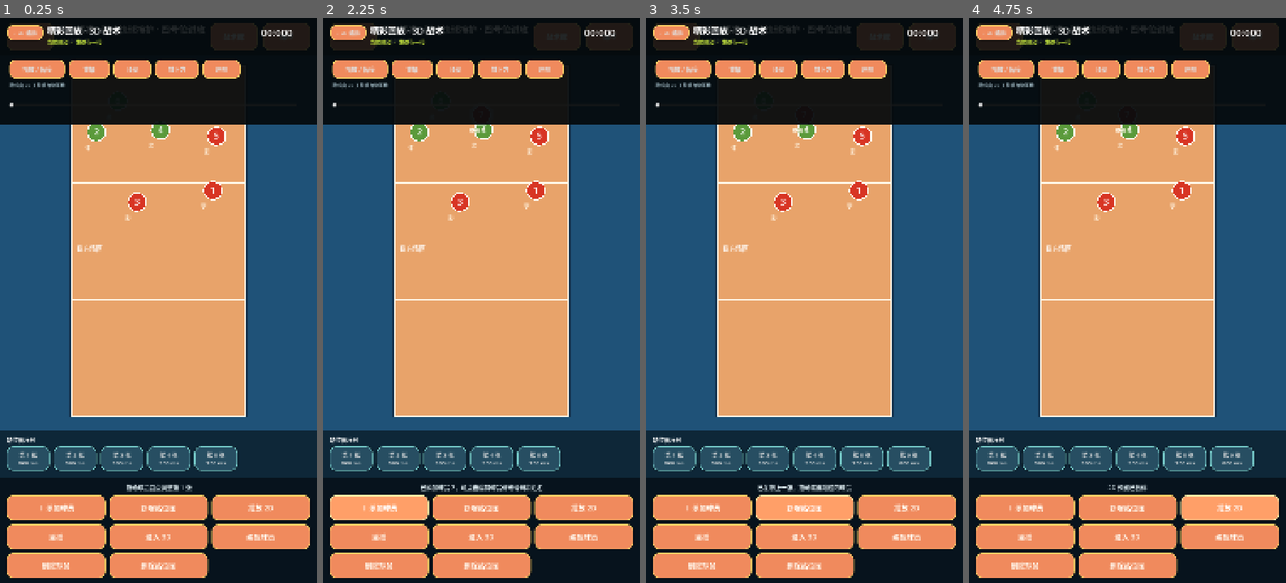
Above: before the commit, frames 1-4 (left to right).
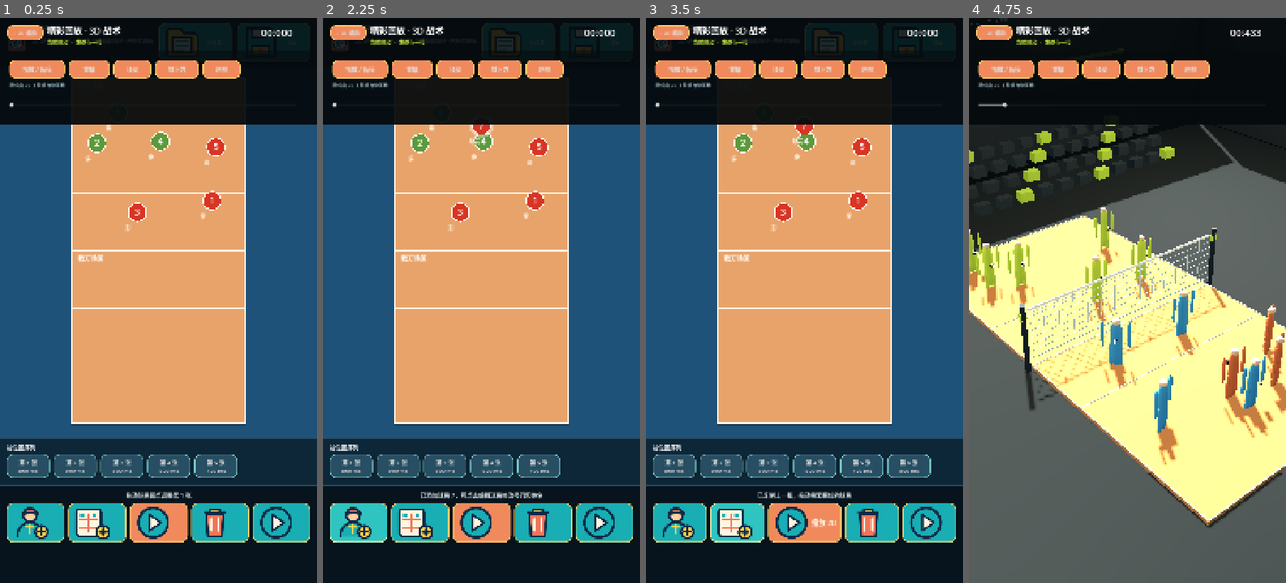
Above: after the commit, the same moments.

Repository: LieerTsuki/volleyball_coach
Game: Godot game, scene res://scenes/main.tscn
The game is run twice, just before and just after one commit, with the same random seed, the same clock (stepped at 60 frames per second) and the same inputs.
Inputs (mouse positions are in pixels of both pictures, inside the frame that each line leads up to; where the layout moved, square brackets give the same spot in the first picture):
- Up to frame 1 (0.25 s): no input
- Up to frame 2 (2.25 s): click "战术库" at 0.5 s; click "保存" at 1.25 s; click (357, 520) [380, 509] at 2 s
- Up to frame 3 (3.5 s): click (744, 520) [804, 509] at 2.75 s
- Up to frame 4 (4.75 s): click "播放 2D" at 3.5 s; click (1228, 509) at 4.25 s, where only the run before the commit has a clickable "暂停 2D"

The runs differ from the first frame. In frame 1, 22% of the frame differs, in the area x 0-100%, y 0-100%; in frame 2, 23%; in frame 3, 23%; in frame 4, 82%.

Commit message:
feat: add cartoon icon ui and keyframe playback

Diff:
--- /dev/null
+++ b/assets/ui/folder.svg
@@ -0,0 +1,6 @@
+<svg xmlns="http://www.w3.org/2000/svg" viewBox="0 0 128 128">
+  <path d="M12 34c0-8 6-14 14-14h30l12 14h34c8 0 14 6 14 14v48c0 8-6 14-14 14H26c-8 0-14-6-14-14V34Z" fill="#ffd24d" stroke="#102b45" stroke-width="8" stroke-linejoin="round"/>
+  <rect x="23" y="48" width="82" height="49" rx="7" fill="#fff6df" stroke="#102b45" stroke-width="7"/>
+  <path d="M39 73h50M64 55v30M42 84c7-16 16-21 30-24" fill="none" stroke="#ef755a" stroke-width="6" stroke-linecap="round"/>
+  <circle cx="40" cy="63" r="6" fill="#ef755a"/><circle cx="78" cy="63" r="6" fill="#ef755a"/><circle cx="51" cy="84" r="6" fill="#18aeb4"/><circle cx="86" cy="84" r="6" fill="#18aeb4"/>
+</svg>
--- /dev/null
+++ b/assets/ui/library.svg
@@ -0,0 +1,5 @@
+<svg xmlns="http://www.w3.org/2000/svg" viewBox="0 0 128 128">
+  <path d="M11 32c0-8 6-14 14-14h32l12 14h34c8 0 14 6 14 14v51c0 8-6 14-14 14H25c-8 0-14-6-14-14V32Z" fill="#ffd24d" stroke="#102b45" stroke-width="8"/>
+  <path d="M30 48h67v52H30z" fill="#fff6df" stroke="#102b45" stroke-width="7"/>
+  <path d="M44 60h39M44 76h39M44 91h25" stroke="#18aeb4" stroke-width="7" stroke-linecap="round"/>
+</svg>
--- /dev/null
+++ b/assets/ui/play.svg
@@ -0,0 +1,4 @@
+<svg xmlns="http://www.w3.org/2000/svg" viewBox="0 0 128 128">
+  <circle cx="64" cy="64" r="50" fill="#18aeb4" stroke="#102b45" stroke-width="9"/>
+  <path d="m52 37 39 27-39 27Z" fill="#fff6df" stroke="#102b45" stroke-width="7" stroke-linejoin="round"/>
+</svg>
--- /dev/null
+++ b/assets/ui/player.svg
@@ -0,0 +1,8 @@
+<svg xmlns="http://www.w3.org/2000/svg" viewBox="0 0 128 128">
+  <circle cx="64" cy="38" r="23" fill="#ffd0a6" stroke="#102b45" stroke-width="8"/>
+  <path d="M40 35c4-21 45-26 51 2-11-6-26-8-51-2Z" fill="#ef755a" stroke="#102b45" stroke-width="7" stroke-linejoin="round"/>
+  <path d="M21 111c2-31 19-47 43-47s41 16 43 47" fill="#18aeb4" stroke="#102b45" stroke-width="8" stroke-linecap="round"/>
+  <path d="M52 78h24M64 69v30" stroke="#ffd24d" stroke-width="7" stroke-linecap="round"/>
+  <circle cx="103" cy="95" r="21" fill="#ffd24d" stroke="#102b45" stroke-width="7"/>
+  <path d="M103 84v22M92 95h22" stroke="#102b45" stroke-width="7" stroke-linecap="round"/>
+</svg>
--- /dev/null
+++ b/assets/ui/plus_frame.svg
@@ -0,0 +1,7 @@
+<svg xmlns="http://www.w3.org/2000/svg" viewBox="0 0 128 128">
+  <rect x="12" y="18" width="84" height="92" rx="12" fill="#fff6df" stroke="#102b45" stroke-width="8"/>
+  <path d="M27 53h54M27 82h54M54 34v60" fill="none" stroke="#ef755a" stroke-width="6" stroke-linecap="round"/>
+  <circle cx="31" cy="39" r="7" fill="#18aeb4"/><circle cx="73" cy="39" r="7" fill="#18aeb4"/>
+  <circle cx="103" cy="96" r="22" fill="#ffd24d" stroke="#102b45" stroke-width="7"/>
+  <path d="M103 84v24M91 96h24" stroke="#102b45" stroke-width="7" stroke-linecap="round"/>
+</svg>
--- /dev/null
+++ b/assets/ui/save.svg
@@ -0,0 +1,6 @@
+<svg xmlns="http://www.w3.org/2000/svg" viewBox="0 0 128 128">
+  <path d="M19 15h76l18 18v80H19Z" fill="#18aeb4" stroke="#102b45" stroke-width="8" stroke-linejoin="round"/>
+  <path d="M34 18h45v30H34z" fill="#fff6df" stroke="#102b45" stroke-width="7"/>
+  <path d="M35 77h58v31H35z" fill="#ffd24d" stroke="#102b45" stroke-width="7"/>
+  <circle cx="64" cy="92" r="8" fill="#ef755a"/>
+</svg>
--- /dev/null
+++ b/assets/ui/trash.svg
@@ -0,0 +1,5 @@
+<svg xmlns="http://www.w3.org/2000/svg" viewBox="0 0 128 128">
+  <path d="M35 35h58l-5 75H40l-5-75Z" fill="#ef755a" stroke="#102b45" stroke-width="8" stroke-linejoin="round"/>
+  <path d="M27 29h74M48 20h32v12H48z" fill="#ffd24d" stroke="#102b45" stroke-width="8" stroke-linejoin="round"/>
+  <path d="M51 51v39M77 51v39" stroke="#fff6df" stroke-width="8" stroke-linecap="round"/>
+</svg>
--- a/icon.svg
+++ b/icon.svg
@@ -1 +1,9 @@
-<svg xmlns="http://www.w3.org/2000/svg" width="128" height="128" viewBox="0 0 128 128"><rect width="128" height="128" rx="24" fill="#102b45"/><path d="M18 82h92M64 20v72M29 64h70M22 38h84M22 102h84" stroke="#e8f1f5" stroke-width="5"/><circle cx="64" cy="58" r="18" fill="#f3bd3e" stroke="#e8f1f5" stroke-width="4"/></svg>
+<svg xmlns="http://www.w3.org/2000/svg" viewBox="0 0 256 256">
+  <rect x="10" y="10" width="236" height="236" rx="56" fill="#ef755a" stroke="#102b45" stroke-width="12"/>
+  <circle cx="128" cy="130" r="78" fill="#fff6df" stroke="#102b45" stroke-width="11"/>
+  <path d="M62 106c24-14 52-22 79-20 21 1 39 7 56 17M84 68c18 23 27 42 30 62 3 23 1 41-7 60M173 68c-25 11-43 25-56 44-15 22-21 42-20 65M62 157c22 1 43 7 61 19 19 13 32 27 40 45" fill="none" stroke="#18aeb4" stroke-width="14" stroke-linecap="round"/>
+  <path d="M86 63c15-10 33-16 52-16 17 0 33 5 47 14" fill="none" stroke="#ffd24d" stroke-width="16" stroke-linecap="round"/>
+  <circle cx="100" cy="125" r="8" fill="#102b45"/><circle cx="157" cy="125" r="8" fill="#102b45"/>
+  <path d="M112 151c10 12 23 12 33 0" fill="none" stroke="#102b45" stroke-width="8" stroke-linecap="round"/>
+  <path d="M196 34l7 20 19 6-19 7-7 20-7-20-20-7 20-6Z" fill="#ffd24d" stroke="#102b45" stroke-width="6" stroke-linejoin="round"/>
+</svg>
--- a/project.godot
+++ b/project.godot
@@ -14,7 +14,7 @@
 
 [application]
 
-config/name="排球战术板 3D"
+config/name="球阵绘 · VolleySketch"
 run/main_scene="res://scenes/main.tscn"
 config/features=PackedStringArray("4.7", "GL Compatibility")
 boot_splash/bg_color=Color(0.035, 0.06, 0.1, 1)
--- a/scripts/presentation/tactic_editor_2d.gd
+++ b/scripts/presentation/tactic_editor_2d.gd
@@ -12,6 +12,7 @@
 var frame_strip: HBoxContainer
 var status_label: Label
 var title_label: Label
+var subtitle_label: Label
 var play_button: Button
 var playing := false
 var status_message := "拖动球员圆点调整站位"
@@ -25,6 +26,18 @@
 func _ready() -> void:
 	set_anchors_and_offsets_preset(Control.PRESET_FULL_RECT)
 	_build_layout()
+	set_process(true)
+
+func _process(delta: float) -> void:
+	if not playing or tactic.is_empty() or not board:
+		return
+	var duration: int = FrameInterpolator.total_duration(tactic)
+	var current: int = board.playback_time_ms if board.playback_time_ms >= 0 else 0
+	current += roundi(delta * 1000.0)
+	if current >= duration:
+		current = 0
+	board.set_playback_time(current)
+
 
 func set_repository(value: TacticRepository) -> void:
 	repository = value
@@ -36,7 +49,9 @@
 		board.set_tactic(tactic)
 		board.set_frame(selected_frame)
 	if title_label:
-		title_label.text = str(tactic.get("title", "排球战术板"))
+		title_label.text = "球阵绘"
+	if subtitle_label:
+		subtitle_label.text = "2D 站位编排 · " + str(tactic.get("title", "未命名战术"))
 	_refresh_frame_strip()
 	_update_status("拖动球员圆点调整第 %d 张" % (selected_frame + 1))
 
@@ -59,23 +74,31 @@
 	var header_row := HBoxContainer.new()
 	header_row.add_theme_constant_override("separation", 18)
 	header.add_child(header_row)
-	var back := _button("‹", 92, _back_pressed)
-	header_row.add_child(back)
+	var app_icon := TextureRect.new()
+	app_icon.texture = load("res://icon.svg")
+	app_icon.custom_minimum_size = Vector2(70, 70)
+	app_icon.expand_mode = TextureRect.EXPAND_IGNORE_SIZE
+	app_icon.stretch_mode = TextureRect.STRETCH_KEEP_ASPECT_CENTERED
+	header_row.add_child(app_icon)
 	var title_box := VBoxContainer.new()
 	title_box.size_flags_horizontal = Control.SIZE_EXPAND_FILL
 	header_row.add_child(title_box)
 	title_label = Label.new()
-	title_label.text = "排球战术板"
+	title_label.text = "球阵绘"
 	title_label.add_theme_font_size_override("font_size", 30)
 	title_box.add_child(title_label)
-	var subtitle := Label.new()
-	subtitle.text = "2D 站位编排"
-	subtitle.add_theme_font_size_override("font_size", 18)
-	subtitle.add_theme_color_override("font_color", Color("a8c0ce"))
-	title_box.add_child(subtitle)
-	var library_button := _button("战术库", 132, _open_library)
+	subtitle_label = Label.new()
+	subtitle_label.text = "2D 站位编排"
+	subtitle_label.add_theme_font_size_override("font_size", 18)
+	subtitle_label.add_theme_color_override("font_color", Color("a8c0ce"))
+	title_box.add_child(subtitle_label)
+	var library_button := _icon_button("res://assets/ui/library.svg", "战术库", _open_library)
+	library_button.text = "战术库"
+	library_button.custom_minimum_size = Vector2(148, 76)
 	header_row.add_child(library_button)
-	var save_button := _button("保存", 132, _save)
+	var save_button := _icon_button("res://assets/ui/save.svg", "保存", _save)
+	save_button.text = "保存"
+	save_button.custom_minimum_size = Vector2(132, 76)
 	header_row.add_child(save_button)
 
 	var board_panel := PanelContainer.new()
@@ -87,6 +110,7 @@
 	board_panel.add_child(board)
 	board.player_moved.connect(_on_player_moved)
 	board.player_selected.connect(_on_player_selected)
+	board.player_double_clicked.connect(_open_player_editor_by_id)
 
 	var frames_panel := PanelContainer.new()
 	frames_panel.custom_minimum_size = Vector2(0, 162)
@@ -122,21 +146,21 @@
 	status_label.add_theme_color_override("font_color", Color("d7e5ea"))
 	toolbar_column.add_child(status_label)
 	var grid := GridContainer.new()
-	grid.columns = 3
+	grid.columns = 5
 	grid.add_theme_constant_override("h_separation", 12)
 	grid.add_theme_constant_override("v_separation", 12)
 	toolbar_column.add_child(grid)
-	grid.add_child(_button("＋ 添加球员", 0, _add_player))
-	grid.add_child(_button("新增站位图", 0, _next_frame))
+	grid.add_child(_icon_button("res://assets/ui/player.svg", "增加球员", _add_player))
+	grid.add_child(_icon_button("res://assets/ui/plus_frame.svg", "新增站位图", _next_frame))
 	play_button = _button("播放 2D", 0, _toggle_play)
+	play_button.icon = load("res://assets/ui/play.svg")
+	play_button.text = ""
+	play_button.tooltip_text = "播放 2D"
 	grid.add_child(play_button)
-	grid.add_child(_button("重播", 0, _restart_preview))
-	grid.add_child(_button("进入 3D", 0, _open_replay))
-	grid.add_child(_button("编辑球员", 0, _open_player_editor))
-	grid.add_child(_button("删除球员", 0, _delete_selected_player))
-	grid.add_child(_button("删除站位图", 0, _delete_frame))
+	grid.add_child(_icon_button("res://assets/ui/trash.svg", "删除站位图", _delete_frame))
+	grid.add_child(_icon_button("res://assets/ui/play.svg", "进入 3D", _open_replay))
 	for child in grid.get_children():
-		child.custom_minimum_size = Vector2(0, 86)
+		child.custom_minimum_size = Vector2(0, 96)
 
 func _button(text: String, width: int, callback: Callable) -> Button:
 	var button := Button.new()
@@ -149,6 +173,19 @@
 	button.add_theme_stylebox_override("normal", _button_style(Color("f08a5d"), Color("ffd166")))
 	button.add_theme_stylebox_override("hover", _button_style(Color("ff9f68"), Color("fff0a8")))
 	button.add_theme_stylebox_override("pressed", _button_style(Color("d95f59"), Color("fff0a8")))
+	button.pressed.connect(callback)
+	return button
+
+func _icon_button(icon_path: String, tooltip: String, callback: Callable) -> Button:
+	var button := Button.new()
+	button.icon = load(icon_path)
+	button.text = ""
+	button.tooltip_text = tooltip
+	button.custom_minimum_size = Vector2(88, 88)
+	button.size_flags_horizontal = Control.SIZE_EXPAND_FILL
+	button.add_theme_stylebox_override("normal", _button_style(Color("18aeb4"), Color("ffd166")))
+	button.add_theme_stylebox_override("hover", _button_style(Color("2fc4c0"), Color("fff0a8")))
+	button.add_theme_stylebox_override("pressed", _button_style(Color("0d858e"), Color("fff0a8")))
 	button.pressed.connect(callback)
 	return button
 
@@ -205,6 +242,7 @@
 	if play_button:
 		play_button.text = "播放 2D"
 	board.set_frame(selected_frame)
+	board.set_playback_time(-1)
 	_refresh_frame_strip()
 	_update_status("已选择第 %d 张站位图" % (selected_frame + 1))
 
@@ -272,12 +310,16 @@
 
 func _toggle_play() -> void:
 	playing = not playing
-	play_button.text = "暂停 2D" if playing else "播放 2D"
+	board.set_playback_time(0 if playing else -1)
+	play_button.text = ""
+	play_button.tooltip_text = "暂停 2D" if playing else "播放 2D"
 	_update_status("2D 预览已%s" % ("开始" if playing else "暂停"))
 
 func _restart_preview() -> void:
 	playing = true
-	play_button.text = "暂停 2D"
+	board.set_playback_time(0)
+	play_button.text = ""
+	play_button.tooltip_text = "暂停 2D"
 	_update_status("2D 预览从第 1 张开始")
 
 func _open_replay() -> void:
@@ -314,6 +356,11 @@
 	player_role_input.select(max(0, TacticModels.PLAYER_ROLES.find(str(player.get("role", "主攻")))))
 	player_overlay.visible = true
 	player_overlay.position = Vector2((size.x - player_overlay.size.x) * 0.5, (size.y - player_overlay.size.y) * 0.5)
+
+func _open_player_editor_by_id(player_id: String) -> void:
+	if board:
+		board.selected_player_id = player_id
+	_open_player_editor()
 
 func _ensure_player_overlay() -> void:
 	if player_overlay:
@@ -353,8 +400,10 @@
 	column.add_child(actions)
 	var cancel := _button("取消", 0, _close_player_editor)
 	var confirm := _button("保存资料", 0, _save_player_editor)
+	var remove := _button("删除球员", 0, _delete_player_from_editor)
 	actions.add_child(cancel)
 	actions.add_child(confirm)
+	actions.add_child(remove)
 	player_overlay.visible = false
 
 func _close_player_editor() -> void:
@@ -373,6 +422,10 @@
 	_close_player_editor()
 	document_changed.emit()
 	_update_status("球员资料已更新")
+
+func _delete_player_from_editor() -> void:
+	_close_player_editor()
+	_delete_selected_player()
 
 func _open_library() -> void:
 	if repository == null:
--- a/scripts/presentation/vertical_court_board.gd
+++ b/scripts/presentation/vertical_court_board.gd
@@ -3,13 +3,17 @@
 
 signal player_moved(player_id: String, position: Vector3)
 signal player_selected(player_id: String)
+signal player_double_clicked(player_id: String)
 
 var tactic: Dictionary = {}
 var frame_index := 0
 var selected_player_id := ""
 var dragged_player_id := ""
+var playback_time_ms := -1
 var court_layout := VerticalCourtLayout.new()
 var court_rect := Rect2()
+var last_tap_player_id := ""
+var last_tap_time_ms := 0
 
 func _ready() -> void:
 	mouse_filter = Control.MOUSE_FILTER_STOP
@@ -25,6 +29,10 @@
 	frame_index = clampi(index, 0, max(0, tactic.get("frames", []).size() - 1))
 	selected_player_id = ""
 	dragged_player_id = ""
+	queue_redraw()
+
+func set_playback_time(time_ms: int) -> void:
+	playback_time_ms = time_ms
 	queue_redraw()
 
 func _refresh_layout() -> void:
@@ -49,11 +57,12 @@
 func _draw_players() -> void:
 	if tactic.get("frames", []).is_empty():
 		return
-	var frame: Dictionary = tactic.get("frames", [])[frame_index]
 	var radius := clampf(court_rect.size.x * 0.052, 30.0, 48.0)
 	for player in tactic.get("players", []):
 		var player_id := str(player.get("id", ""))
-		var position := FrameInterpolator.position_in_frame(frame, player_id)
+		var position := FrameInterpolator.position_in_frame(tactic.get("frames", [])[frame_index], player_id)
+		if playback_time_ms >= 0:
+			position = FrameInterpolator.player_position(tactic, player_id, playback_time_ms)
 		var screen_position := court_layout.world_to_screen(position, court_rect)
 		var is_receiver := bool(player.get("isReceiver", false))
 		var fill := Color("d83524") if not is_receiver else Color("5b9a3b")
@@ -96,6 +105,11 @@
 		if player_screen.distance_to(screen_position) <= hit_radius:
 			selected_player_id = player_id
 			dragged_player_id = player_id
+			var now := Time.get_ticks_msec()
+			if last_tap_player_id == player_id and now - last_tap_time_ms <= 380:
+				player_double_clicked.emit(player_id)
+			last_tap_player_id = player_id
+			last_tap_time_ms = now
 			player_selected.emit(player_id)
 			queue_redraw()
 			return
Not shown, changed: docs/superpowers/plans/2026-11-18-volleyball-board-rebuild-plan.md
Not shown, changed: volleyball-godot-app-prompt.md
